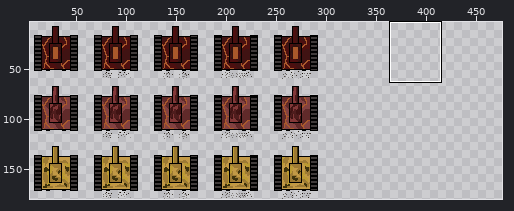
Edited in one commit: sprite sheet (assets/img/tank.png). The first picture is a wide view before the edit; the outline marks the close-up.
Close-up. The starting point:
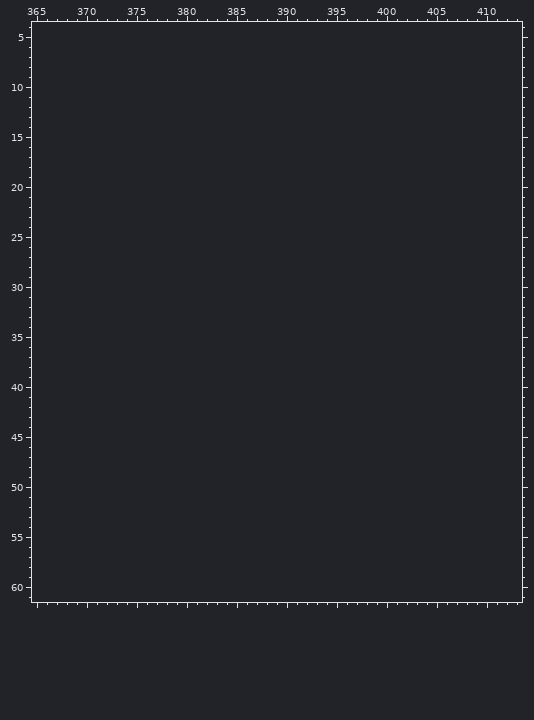
The file is 300x180 pixels. Pixels under 10% opacity are left out. Colours within 5 levels of each other are drawn and written as one. Shown: x 365..413, y 4..61. The old version is drawn lined up with the new one, on the new canvas. The wide view leaves out empty margins. The commit also changed other parts of the picture, which this record leaves out.
After:
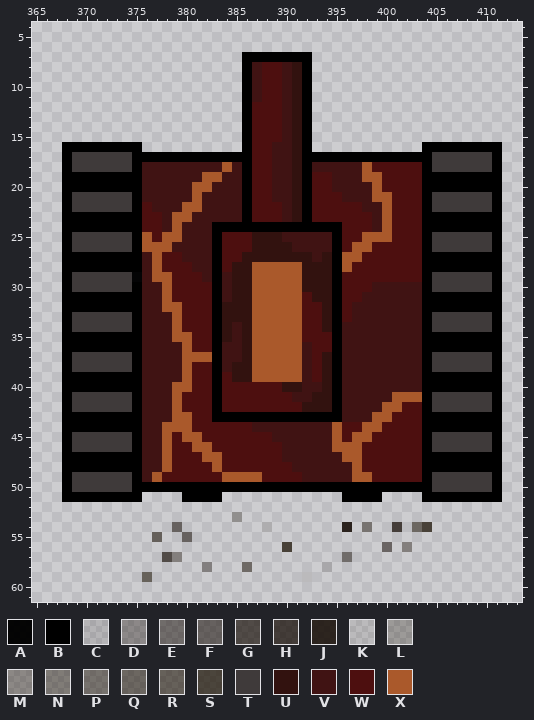
Palette (. is transparent): A #000000f9  B #000000  C #160d0621  D #160d065b  E #160d0681  F #160d068f  G #160d06ad  H #160d06bf  J #160d06df  K #20170a1a  L #20170a48  M #20170a60  N #20170a72  P #20170a80  Q #20170a8f  R #20170a98  S #20170abf  T #3f3a3a  U #32120f  V #401313  W #4d0f0f  X #aa592b
From old to new:
canvas 300x180 -> 480x180
Changed rows in their new state; - is an unchanged pixel.
first column x 368:
 7 ------------------BBBBBBB-------------------
 8 ------------------BVWWVUB-------------------
 9 ------------------BVWWVUB-------------------
10 ------------------BVWWVUB-------------------
11 ------------------BVWWVUB-------------------
12 ------------------BWWWVUB-------------------
13 ------------------BWWWVUB-------------------
14 ------------------BWWWVUB-------------------
15 ------------------BWWWVUB-------------------
16 BBBBBBBB----------BWWVVUB-----------BBBBBBBB
17 BTTTTTTBBBBBBBBBBBBWWVVUBBBBBBBBBBBBBTTTTTTB
18 BTTTTTTBVVVVVVVVXVBWWVVUBVVVVVXWWWWWBTTTTTTB
19 BBBBBBBBVVVVVVXXVVBWWVVUBWWVVVXXWWWWBBBBBBBB
20 BBBBBBBBVVVVVXXVVVBWWVVUBWWVVVVXWWWWBBBBBBBB
21 BTTTTTTBVVVVVXVVVVBWWVVUBWWWVVVXXWWWBTTTTTTB
22 BTTTTTTBWVVVXXVVVVBWWWVUBWWWWWVVXWWWBTTTTTTB
23 BBBBBBBBWWVXXVVVVVBWWWVUBWWWWWWVXWWWBBBBBBBB
24 BBBBBBBBWWVXVVVBBBBBBBBBBBBBWWWVXWWWBBBBBBBB
25 BTTTTTTBXWXXVVVBWWWUUUVVVVVBWWXXXWWWBTTTTTTB
26 BTTTTTTBXXXVVVVBWWWUUUUVVVVBWXXWWWWWBTTTTTTB
27 BBBBBBBBVXWWVVVBWWUUUUUUUVUBXXWWWWWWBBBBBBBB
28 BBBBBBBBVXWWWVVBWUUXXXXXUUUBXWWWWWWWBBBBBBBB
29 BTTTTTTAVXXWWWVBVUUXXXXXUUUBWWWWWWWWBTTTTTTB
30 BTTTTTTBVVXWWWWBVUUXXXXXUUUBWWWVVVVVBTTTTTTB
31 BBBBBBBBVVXWWWWBVUUXXXXXWUUBWWVVVVVVBBBBBBBB
32 BBBBBBBBVVXXWWWBUUUXXXXXWWUBWVVVVVVVBBBBBBBB
33 BTTTTTTBVVVXWWWBUUUXXXXXWWUBWVVVVVVVBTTTTTTB
34 BTTTTTTBVVVXWWWBUVUXXXXXWWUBVVVVVVVVBTTTTTTB
35 BBBBBBBBVVVXXWWBUVUXXXXXWWWBVVVVVVVVBBBBBBBB
36 BBBBBBBBVVVVXWWBVVUXXXXXVWWBVVVVVVVVBBBBBBBB
37 BTTTTTTBVVVVXXXBVVUXXXXXVWUBVVVVVVVVBTTTTTTB
38 BTTTTTTBVVVVXWWBVUUXXXXXVWUBVVVVVVVVBTTTTTTB
39 BBBBBBBBVVVVXWWBWUUXXXXXVWUBVVVVVVVVBBBBBBBB
40 BBBBBBBBVVVXXWWBWWWWWWUUVVUBVVVVVVVVBBBBBBBB
41 BTTTTTTBVVVXWWWBWWWWWWWVVUUBVVVVVXXXBTTTTTTB
42 BTTTTTTBVVVXWWWBWWWWWWWWUUUBVVVVXXWWBTTTTTTB
43 BBBBBBBBVVVXXWWBBBBBBBBBBBBBVVVXXWWWBBBBBBBB
44 BBBBBBBBVVXXXWWWWWWVVVVVVVVXWWXXWWWWBBBBBBBB
45 BTTTTTTBVVXWXXWWWWWWWVVVVVVXWXXWWWWWBTTTTTTB
46 BTTTTTTBVVXWWXXWWWWWWWVVVVVXXXWWWWWWBTTTTTTB
47 BBBBBBBBVVXWWWXXWWWWWWVVVVVVXXWWWWWWBBBBBBBB
48 BBBBBBBBVVXWWWWXWWWWWWWVVVVVVXWWWWWWBBBBBBBB
49 BTTTTTTBVXWWWWWWXXXXWWWWVVVVVXXWWWWWBTTTTTTB
50 BTTTTTTBBBBBBBBBBBBBBBBBBBBBBBBBBBBBBTTTTTTB
51 BBBBBBBB----BBBB------------BBBB----BBBBBBBB
53 -----------------L--------------------------
54 -----------F--------K-------J-N--H-QS-------
55 ---------Q--F-------------------------------
56 ----------------------S---------E-M---------
57 ----------GM----------------E---------------
58 --------------D---P-------C-----------------
59 --------R---------------K-------------------
